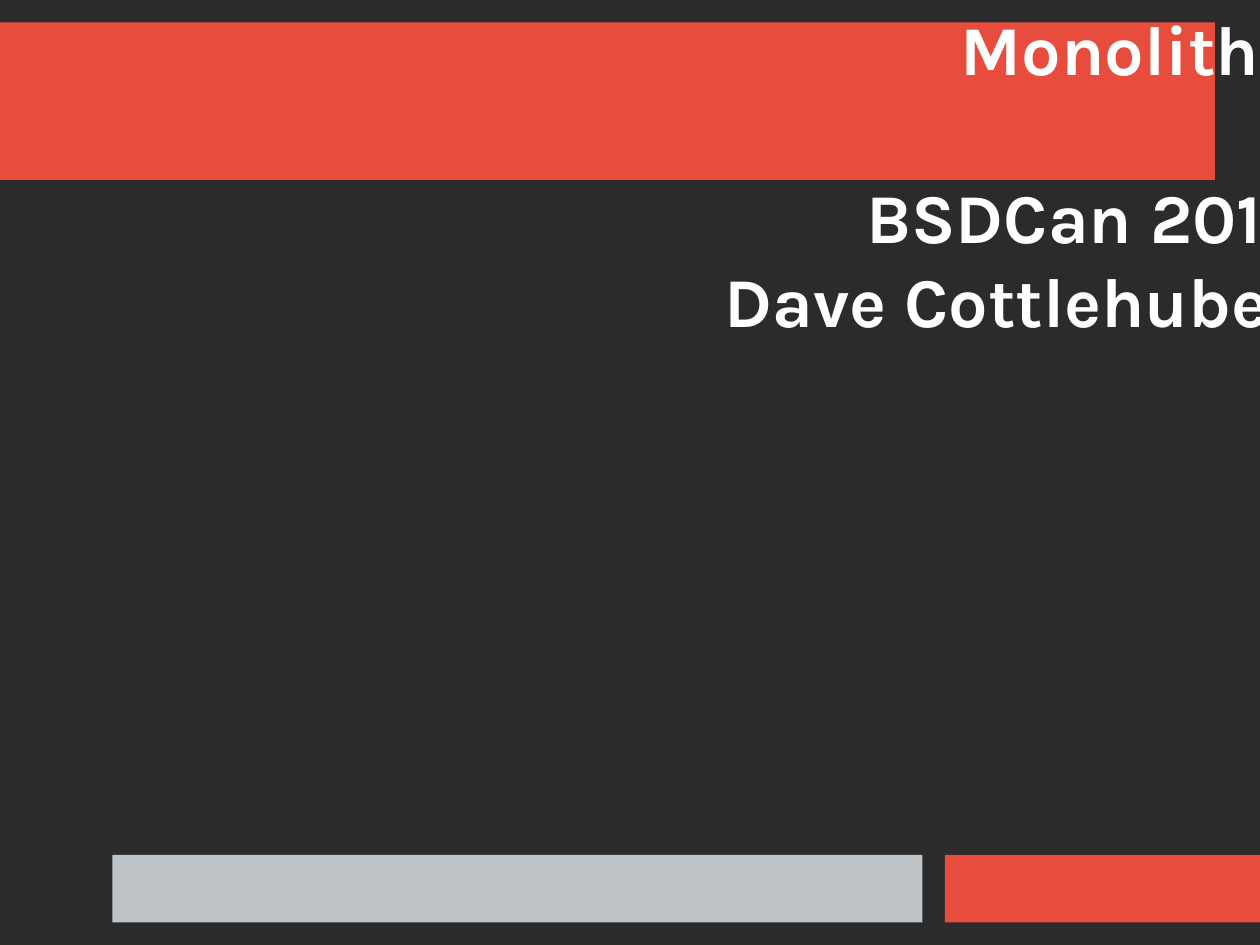
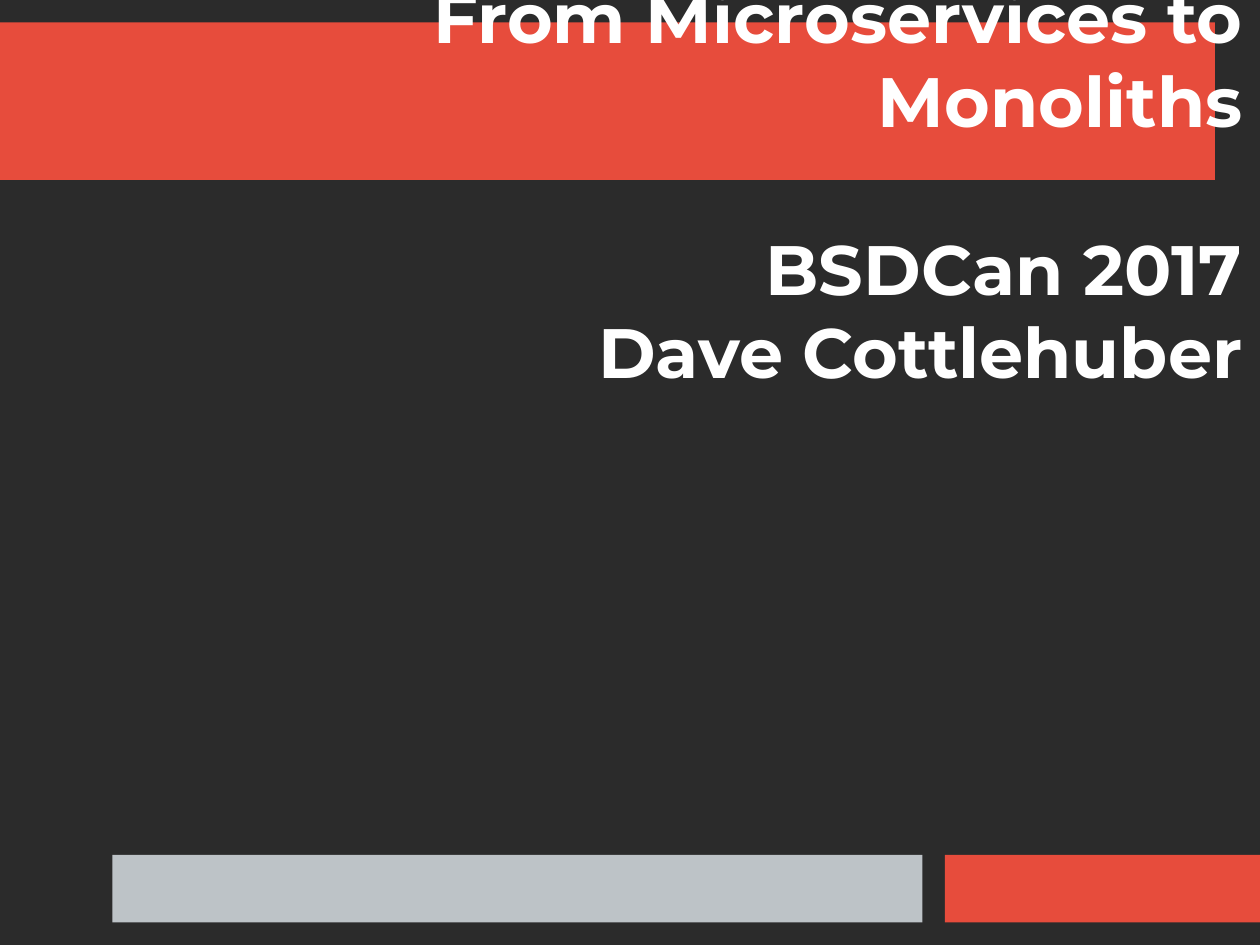
Before and after one commit to dch/bsdcan2017, a slide deck: slide 1 of fm2m.odp. Drawn at 1260x945 pixels with LibreOffice and Linux fonts; fonts in the diff are those of the drawing; background and template pictures are left out; a plain dark background stands for a picture behind light text. Boxes give left, top, right and bottom in pixels: in the first picture for what was removed or moved away, otherwise in the second. Text is boxed around its words. In the diff, an @@ line names an element or a change of style, - is before the commit and + after.

```diff
--- a/fm2m.odp
+++ b/fm2m.odp
@@ title "From Microservices to Monoliths BSDCan ...": place and size @@
-title "From Microservices to Monoliths BSDCan ..." at box(725, 13, 1260, 328)
+title "From Microservices to Monoliths BSDCan ..." at box(434, 0, 1242, 379)
@@ title "From Microservices to Monoliths BSDCan ..." at box(434, 0, 1242, 379): font Karla to Montserrat @@
```
Also in this commit, not shown: 4 other slides changed, 4 slides added, 17 other files.
